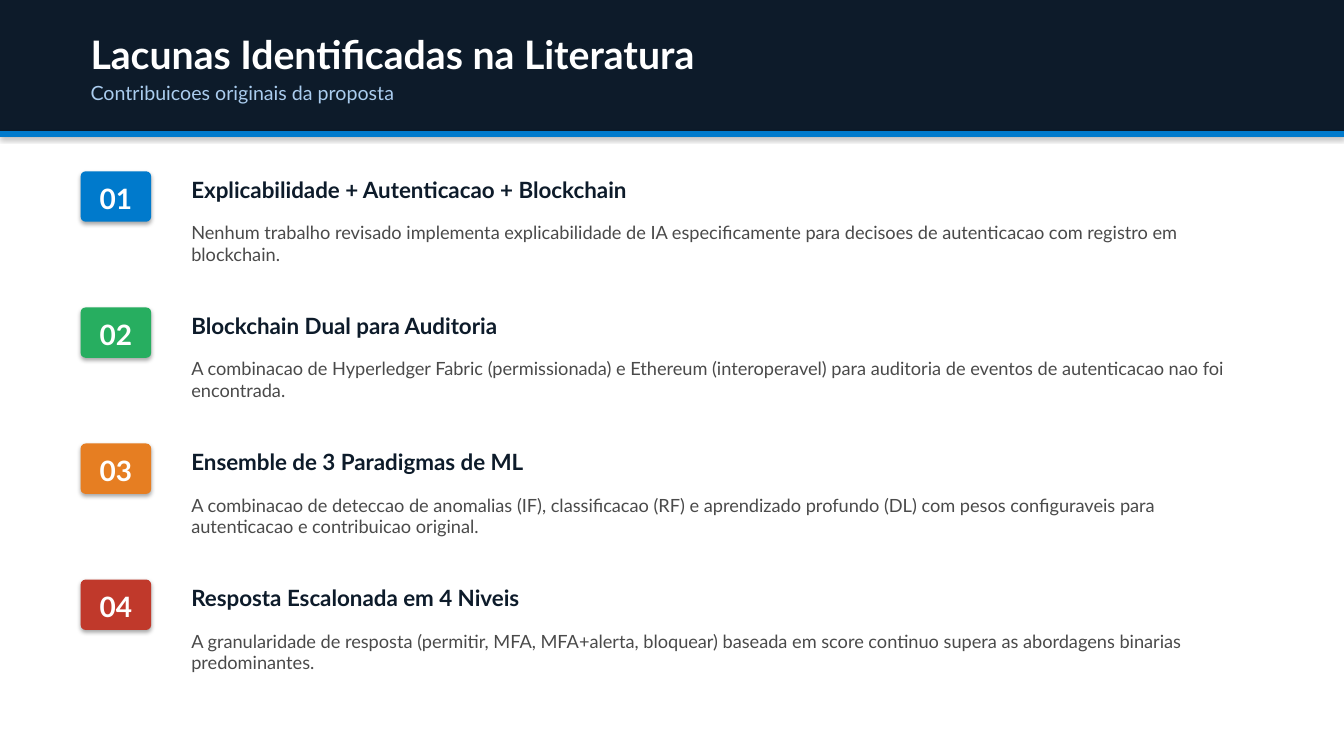
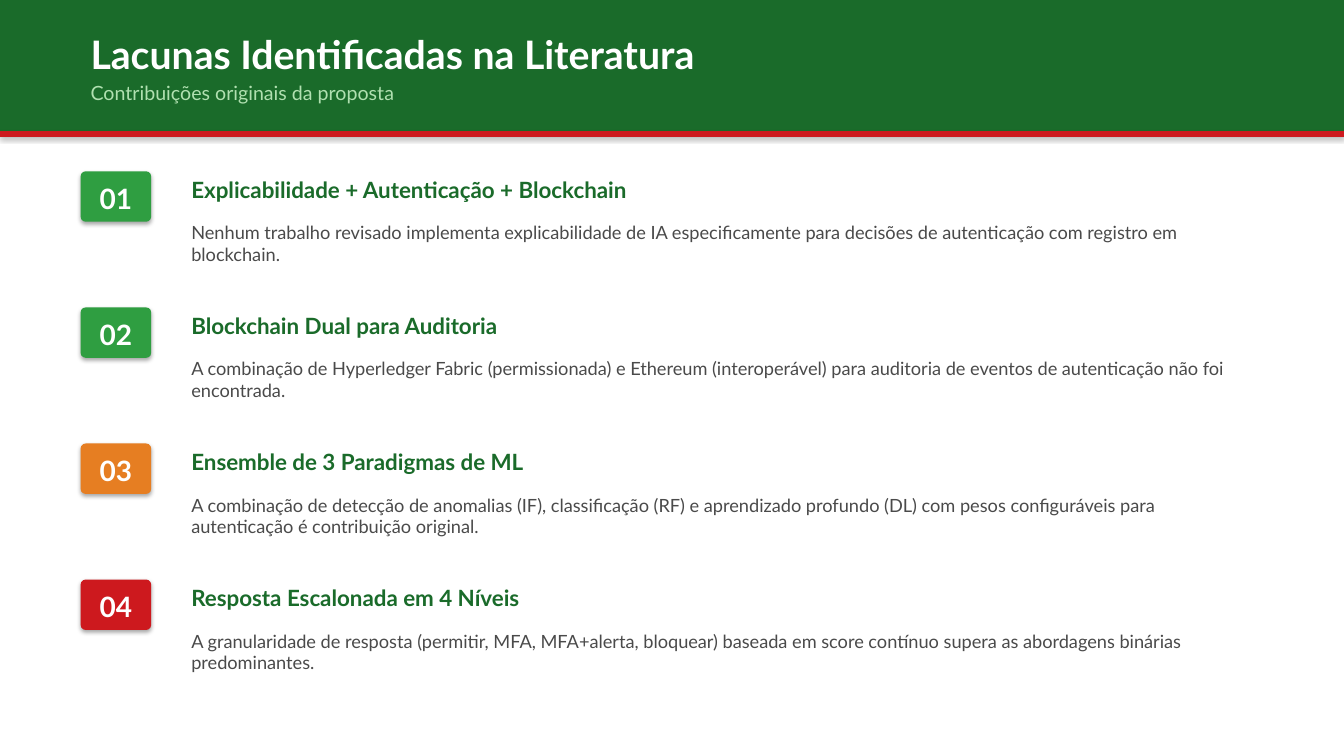
Before and after one commit to jgbcientista/gestao-autonomo, a slide deck: slide 15 of docs/trabalhos-relacionados.pptx. Drawn at 1344x756 pixels with LibreOffice and Linux fonts; fonts in the diff are those of the drawing. Boxes give left, top, right and bottom in pixels: in the first picture for what was removed or moved away, otherwise in the second. Text is boxed around its words. In the diff, an @@ line names an element or a change of style, - is before the commit and + after.

```diff
--- a/docs/trabalhos-relacionados.pptx
+++ b/docs/trabalhos-relacionados.pptx
@@ rectangle at bbox=[0, 0, 1344, 131]: fill #0D1B2A to #1A6B2A @@
@@ text at bbox=[91, 85, 394, 104]: text changed; text colour #AACCEE to #B0E0B0 @@
-Contribuicoes originais da proposta
+Contribuições originais da proposta
@@ rectangle at bbox=[0, 131, 1344, 137]: fill #007ACC to #CD191E @@
@@ rounded rectangle at bbox=[81, 171, 151, 222]: fill #007ACC to #2F9E41 @@
@@ text at bbox=[191, 181, 627, 202]: text changed; text colour #0D1B2A to #1A6B2A @@
-Explicabilidade + Autenticacao + Blockchain
+Explicabilidade + Autenticação + Blockchain
@@ text at bbox=[191, 225, 1178, 261]: text changed @@
-Nenhum trabalho revisado implementa explicabilidade de IA especificamente para decisoes de autenticacao com registro em blockchain.
+Nenhum trabalho revisado implementa explicabilidade de IA especificamente para decisões de autenticação com registro em blockchain.
@@ rounded rectangle at bbox=[81, 308, 151, 358]: fill #27AE60 to #2F9E41 @@
@@ text "Blockchain Dual para Auditoria" at bbox=[191, 317, 498, 338]: text colour #0D1B2A to #1A6B2A @@
@@ text at bbox=[191, 361, 1224, 397]: text changed @@
-A combinacao de Hyperledger Fabric (permissionada) e Ethereum (interoperavel) para auditoria de eventos de autenticacao nao foi encontrada.
+A combinação de Hyperledger Fabric (permissionada) e Ethereum (interoperável) para auditoria de eventos de autenticação não foi encontrada.
@@ text "Ensemble de 3 Paradigmas de ..." at bbox=[191, 453, 524, 474]: text colour #0D1B2A to #1A6B2A @@
@@ text at bbox=[191, 498, 1155, 537]: text changed @@
-A combinacao de deteccao de anomalias (IF), classificacao (RF) e aprendizado profundo (DL) com pesos configuraveis para autenticacao e contribuicao original.
+A combinação de detecção de anomalias (IF), classificação (RF) e aprendizado profundo (DL) com pesos configuráveis para autenticação é contribuição original.
@@ rounded rectangle at bbox=[81, 580, 151, 630]: fill #C0392B to #CD191E @@
@@ text at bbox=[191, 589, 520, 610]: text changed; text colour #0D1B2A to #1A6B2A @@
-Resposta Escalonada em 4 Niveis
+Resposta Escalonada em 4 Níveis
@@ text at bbox=[191, 634, 1182, 672]: text changed @@
-A granularidade de resposta (permitir, MFA, MFA+alerta, bloquear) baseada em score continuo supera as abordagens binarias predominantes.
+A granularidade de resposta (permitir, MFA, MFA+alerta, bloquear) baseada em score contínuo supera as abordagens binárias predominantes.
```
Also in this commit, not shown: 16 other slides changed, 2 other files.
